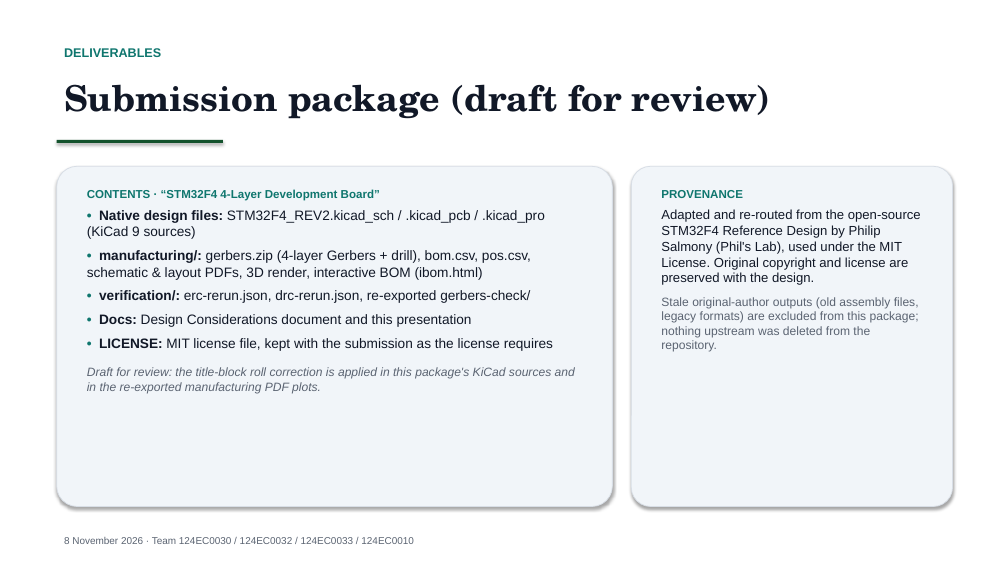
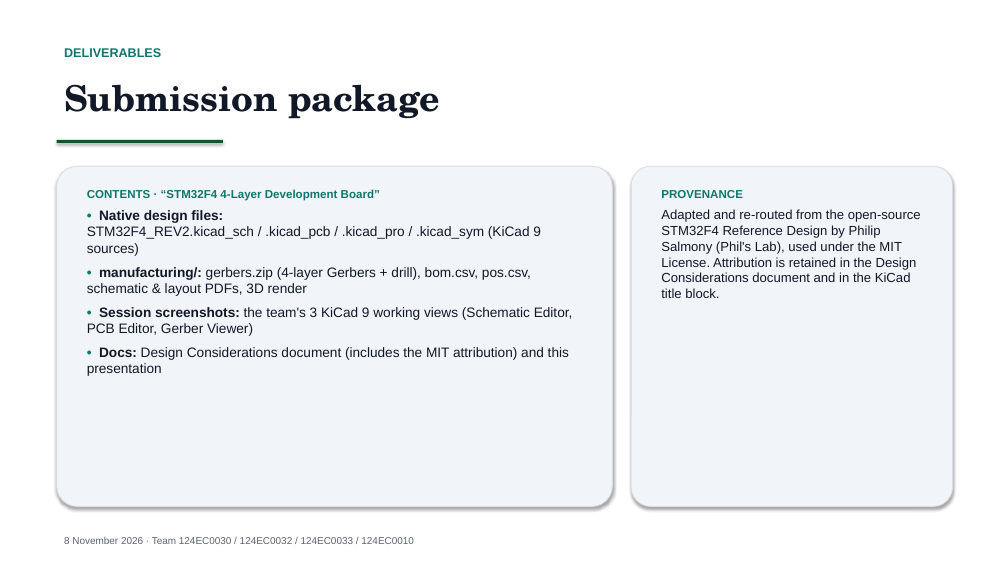
Before and after one commit to DsThakurRawat/PCB-AND-CHIP-DESIGN-WITH-AIML, a slide deck: slide 12 of EMP_PROJECT/STM32F4 4-Layer Development Board/EMP_STM32F4_4Layer_Presentation.pptx. Drawn at 1008x567 pixels with LibreOffice and Linux fonts; fonts in the diff are those of the drawing. Boxes give left, top, right and bottom in pixels: in the first picture for what was removed or moved away, otherwise in the second. Text is boxed around its words. In the diff, an @@ line names an element or a change of style, - is before the commit and + after.

```diff
--- a/EMP_PROJECT/STM32F4 4-Layer Development Board/EMP_STM32F4_4Layer_Presentation.pptx
+++ b/EMP_PROJECT/STM32F4 4-Layer Development Board/EMP_STM32F4_4Layer_Presentation.pptx
@@ text at box(64, 84, 440, 119): text changed @@
-Submission package (draft for review)
+Submission package
@@ text at box(661, 209, 921, 298): text changed @@
-Adapted and re-routed from the open-source STM32F4 Reference Design by Philip Salmony (Phil's Lab), used under the MIT License. Original copyright and license are preserved with the design.
-Stale original-author outputs (old assembly files, legacy formats) are excluded from this package; nothing upstream was deleted from the repository.
+Adapted and re-routed from the open-source STM32F4 Reference Design by Philip Salmony (Phil's Lab), used under the MIT License. Attribution is retained in the Design Considerations document and in the KiCad title block.
@@ text at box(87, 210, 573, 376): text changed @@
-• Native design files: STM32F4_REV2.kicad_sch / .kicad_pcb / .kicad_pro (KiCad 9 sources)
-• manufacturing/: gerbers.zip (4-layer Gerbers + drill), bom.csv, pos.csv, schematic & layout PDFs, 3D render, interactive BOM (ibom.html)
-• verification/: erc-rerun.json, drc-rerun.json, re-exported gerbers-check/
-• Docs: Design Considerations document and this presentation
-• LICENSE: MIT license file, kept with the submission as the license requires
-Draft for review: the title-block roll correction is applied in this package's KiCad sources and in the re-exported manufacturing PDF plots.
+• Native design files: STM32F4_REV2.kicad_sch / .kicad_pcb / .kicad_pro / .kicad_sym (KiCad 9 sources)
+• manufacturing/: gerbers.zip (4-layer Gerbers + drill), bom.csv, pos.csv, schematic & layout PDFs, 3D render
+• Session screenshots: the team's 3 KiCad 9 working views (Schematic Editor, PCB Editor, Gerber Viewer)
+• Docs: Design Considerations document (includes the MIT attribution) and this presentation
```
Also in this commit, not shown: 1 other file.
